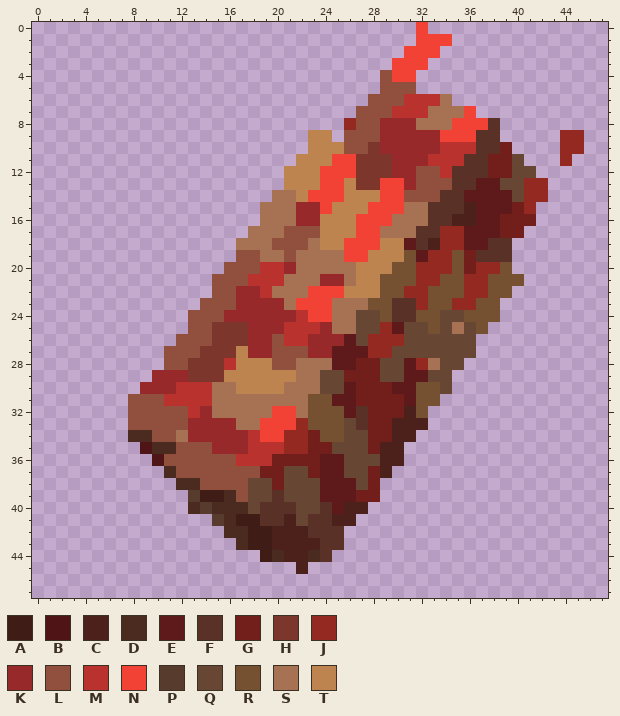
Edited in one commit: pixel-art sprite (site/img/mcc/cos/accessories/TreantFist.gif). That is the earlier state.
The file is 48x48 pixels.
Palette (. is transparent): A #401c17  B #4f1516  C #4c211b  D #4b2a20  E #5e191a  F #593126  G #721f1c  H #7c362c  J #942921  K #98292a  L #90503d  M #b9322e  N #f14235  P #573b2c  Q #674634  R #755131  S #a77254  T #be8450
New version:
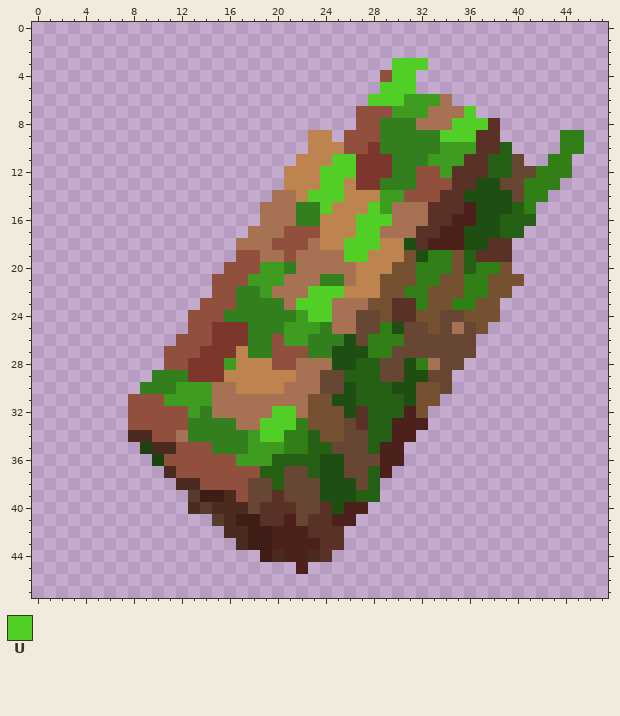
Colours new in this view: U #51cf27
Change:
Colour B changes from #4f1516 to #1b4210.
Colour E changes from #5e191a to #1f4e13.
Colour G changes from #721f1c to #266014.
Colour J changes from #942921 to #327f18.
Colour K changes from #98292a to #337f1e.
Colour M changes from #b9322e to #3e9c21.
Colour J becomes colour C in rows 17 to 18 at x 34 to 35.
The author put colour J in row 11 at x 43; in row 12 at x 42 to 44; in row 13 at x 43.
Colour N becomes colour K in row 13 at x 29 to 30.
Colour N becomes colour M in row 14 at x 29 to 30; in row 15 at x 29.
Colour N becomes colour S in row 15 at x 30.
Colour L becomes colour U in row 5 at x 29 to 31; in row 6 at x 28 to 30.
Colour N becomes colour U in row 3 at x 30 to 32; in row 4 at x 30 to 31; in row 7 at x 36; in row 8 at x 35 to 37; in row 9 at x 34 to 36; in row 11 at x 25 to 26.
Colour N becomes colour U in row 12 at x 24 to 26; in row 13 at x 24 to 25; in row 14 at x 23 to 25; in row 15 at x 24 and 28; in row 16 at x 27 to 29; in row 17 at x 27 to 28.
Colour N becomes colour U in row 18 at x 26 to 28; in row 19 at x 26 to 27; in row 22 at x 23 to 25; in row 23 at x 22 to 24; in row 24 at x 23 to 24; in row 32 at x 20 to 21.
Colour N becomes colour U in row 33 at x 19 to 21; in row 34 at x 19 to 20.
The edit erases colour J in row 8 at x 26.
The edit erases colour N in row 0 at x 32; in row 1 at x 32 to 34; in row 2 at x 31 to 33.
Boxes around the changes in both pictures, in picture pixels (x1, y1, x2, y2):
changed: (140, 22, 584, 514)
